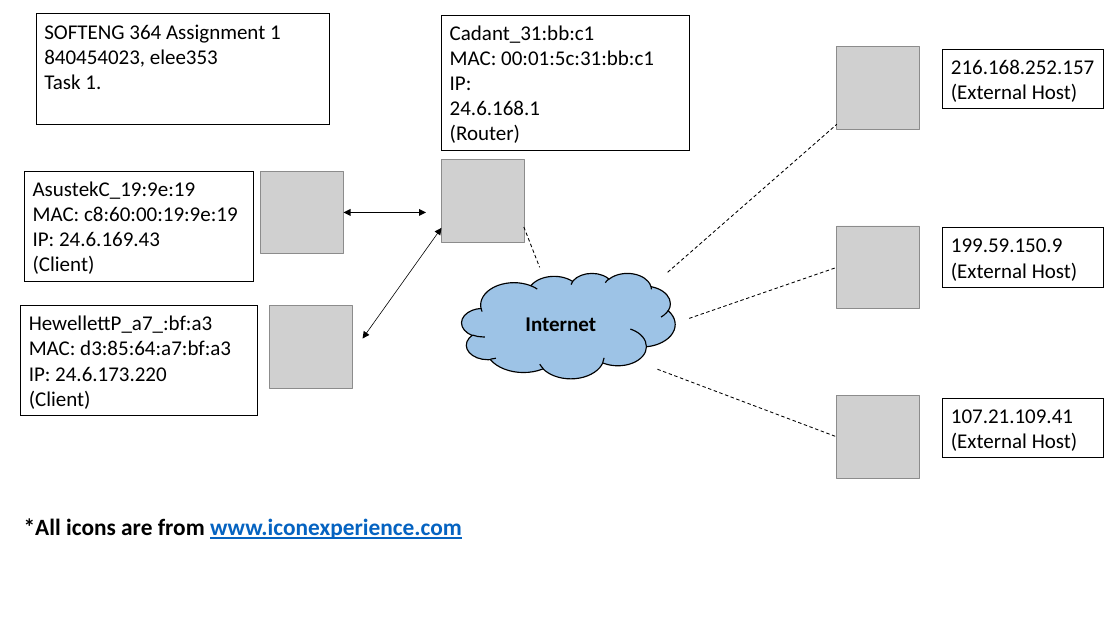
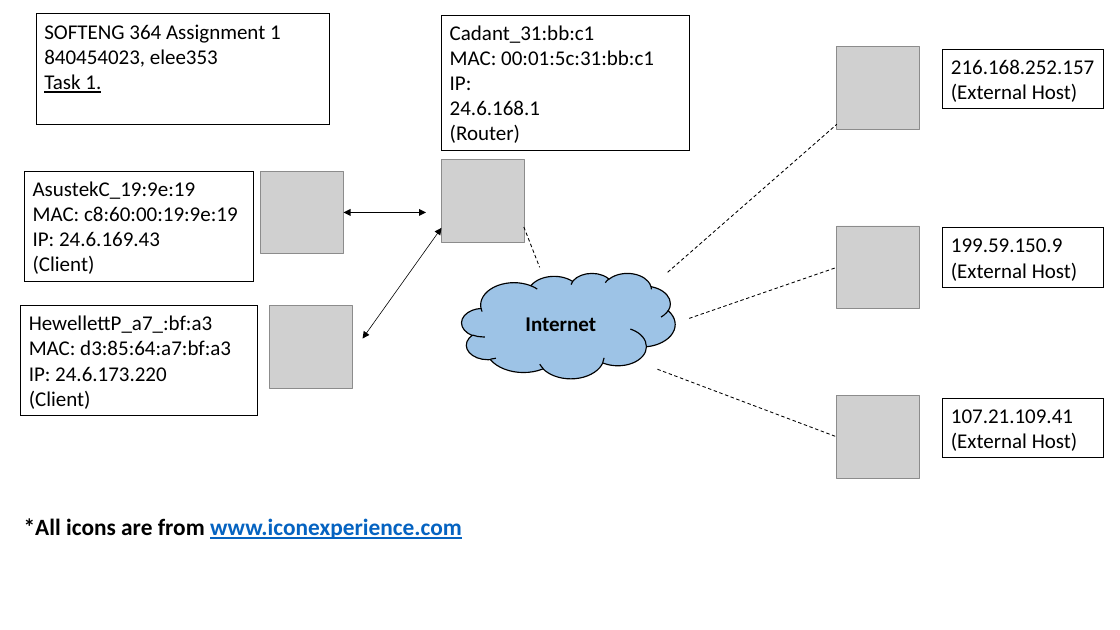
Before and after one commit to st970703/SOFTENG_364_Assignment1, a slide deck: slide 1 of task1_pcapng.pptx. Drawn at 1120x630 pixels with LibreOffice and Linux fonts; fonts in the diff are those of the drawing; grey boxes stand for pictures. Boxes give left, top, right and bottom in pixels: in the first picture for what was removed or moved away, otherwise in the second. Text is boxed around its words. In the diff, an @@ line names an element or a change of style, - is before the commit and + after.

```diff
--- a/task1_pcapng.pptx
+++ b/task1_pcapng.pptx
@@ text in rectangle at box(44, 74, 101, 93): underline on in "Task 1." @@
```
Also in this commit, not shown: 9 other files.
